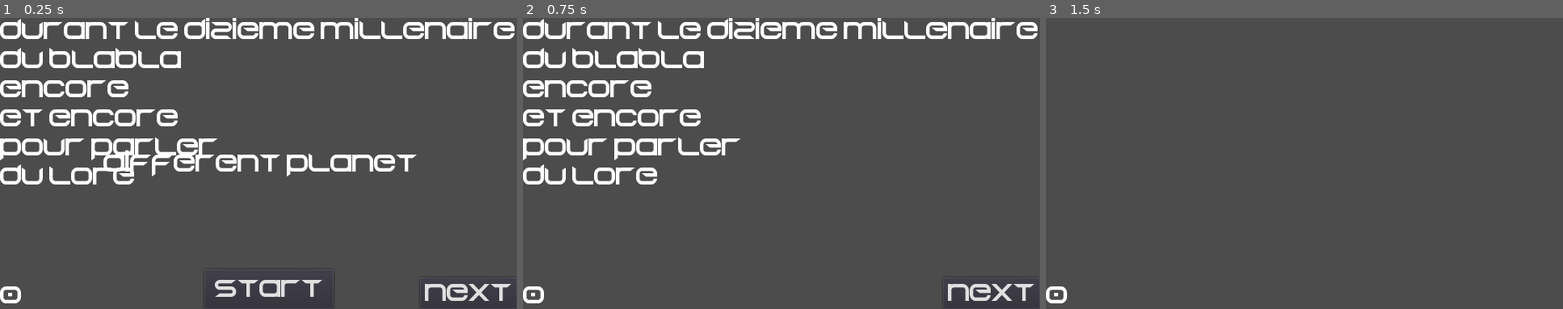
Above: before the commit, frames 1-3 (left to right).
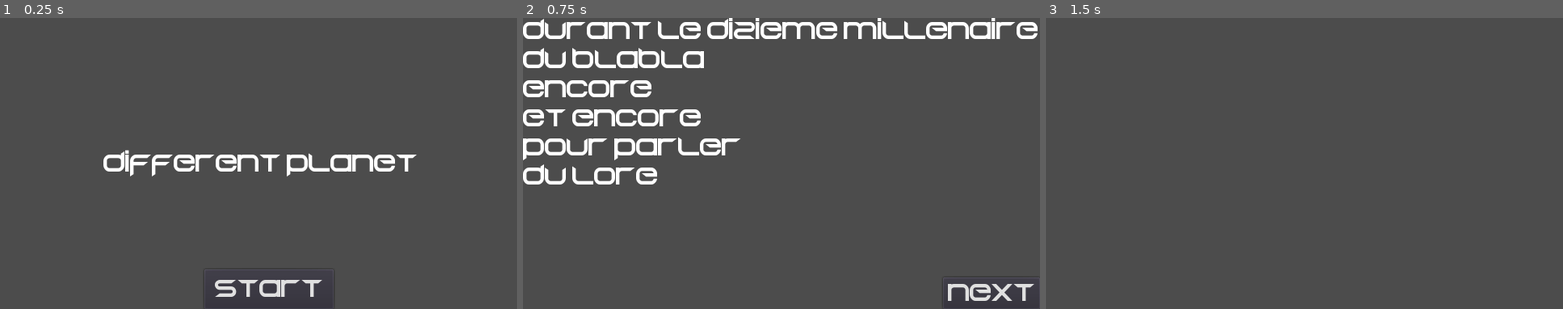
Above: after the commit, the same moments.

Repository: RyanHerb/-jubilant-octo-robot
Game: Godot game, scene res://Main.tscn
Two runs of this game, one before a commit and one after it. Both use one fixed random seed, a clock stepped at 60 frames per second and the inputs below. Before the commit the project has no main scene; this scene is started directly in both runs.
Inputs:
- Up to frame 1 (0.25 s): no input
- Up to frame 2 (0.75 s): click "start" at 0.5 s
- Up to frame 3 (1.5 s): click "next" at 1.25 s

The runs differ from the first frame. In frame 1, 8.5% of the frame differs, in the area x 0-100%, y 0-99%; in frame 2, 0.2%; in frame 3, 0.2%.
Error before the commit: Attempt to call function 'new_game' in base 'null instance' on a null instance. (res://Main.gd:11)

Commit message:
Main menu
Menu de départ fonctionne \o/

Diff:
--- a/HUD.gd
+++ b/HUD.gd
@@ -1,6 +1,9 @@
 extends CanvasLayer
 
 signal start_game
+
+func _ready():
+	pass # Replace with function body.
 
 func show_message(text):
 	$Titre.text = text
@@ -16,6 +19,9 @@
 func new_game():
 	$Titre.show()
 	$StartButton.show()
+	$Lore.hide()
+	$Money.hide()
+	$NextLoreButton.hide()
 
 func _on_Start_pressed():
 	$Titre.hide()
--- a/Main.gd
+++ b/Main.gd
@@ -11,6 +11,8 @@
 	$HUD.new_game()
 
 
+
+
 # Called every frame. 'delta' is the elapsed time since the previous frame.
 #func _process(delta):
 #	pass
--- a/Main.tscn
+++ b/Main.tscn
@@ -6,4 +6,4 @@
 [node name="Main" type="Node"]
 script = ExtResource( 1 )
 
-[node name="CanvasLayer" parent="." instance=ExtResource( 2 )]
+[node name="HUD" parent="." instance=ExtResource( 2 )]
--- a/project.godot
+++ b/project.godot
@@ -8,19 +8,15 @@
 
 config_version=4
 
-_global_script_classes=[ {
-"base": "",
-"class": "GitAPI",
-"language": "NativeScript",
-"path": "res://git_api.gdns"
-} ]
+_global_script_classes=[  ]
 _global_script_class_icons={
-"GitAPI": ""
+
 }
 
 [application]
 
 config/name="Different-planet"
+run/main_scene="res://Main.tscn"
 config/icon="res://icon.png"
 
 [display]
@@ -30,7 +26,7 @@
 
 [gdnative]
 
-singletons=[ "res://git_api.gdnlib" ]
+singletons=[  ]
 
 [rendering]
 
